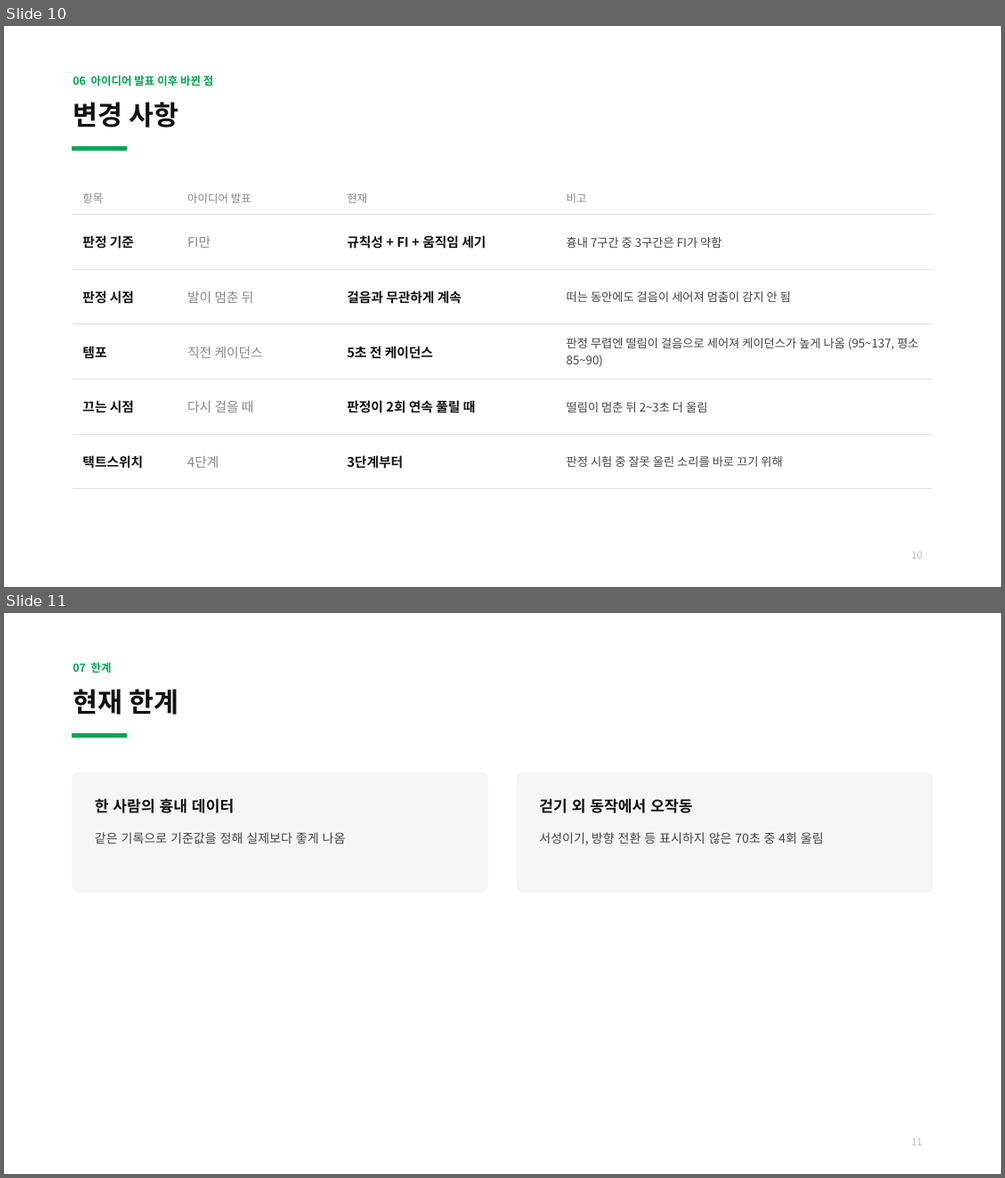
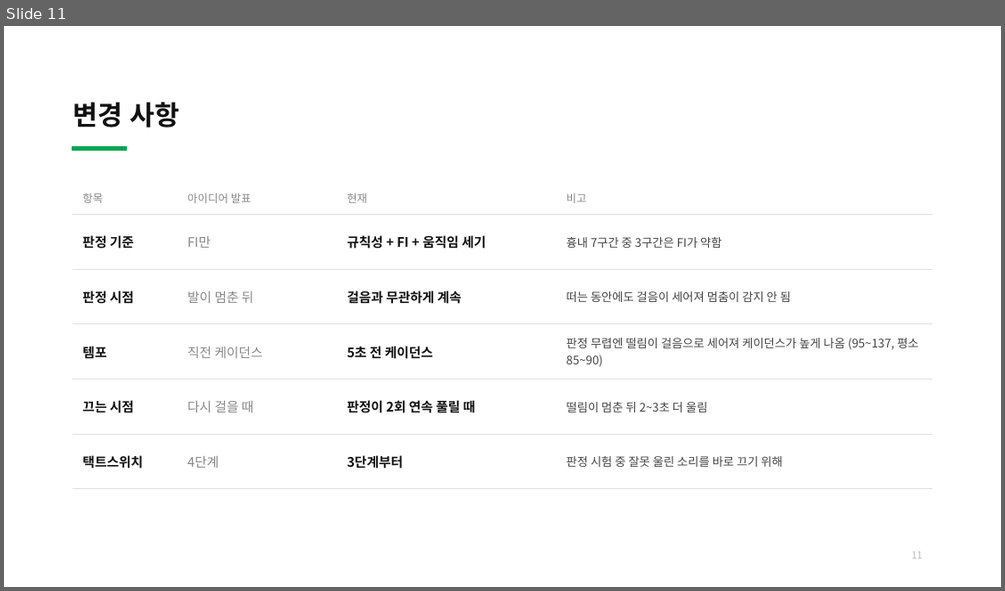
Before and after one commit to bell-ha/fog-cue, a slide deck: 2_중간발표/32203482이종하_개인맞춤형디바이스개발_중간발표.pptx. Shown one above the other, each under a label of ours: slides 10 and 11 before the commit, slide 11 after it. The pictures are 1005x1178 and 1005x591 pixels, drawn with LibreOffice and Linux fonts; fonts in the diff are those of the drawing. Boxes give left, top, right and bottom in pixels: in the first picture for what was removed or moved away, otherwise in the second. Text is boxed around its words. In the diff, an @@ line names an element or a change of style, - is before the commit and + after.

Commit message:
중간발표준비

```diff
--- a/2_중간발표/32203482이종하_개인맞춤형디바이스개발_중간발표.pptx
+++ b/2_중간발표/32203482이종하_개인맞춤형디바이스개발_중간발표.pptx
@@ slide 11 removed at [4, 613, 1001, 1174], background #FFFFFF; not listed: 1 template element that a slide beside it also shows @@
@@ text removed at [73, 662, 112, 673] @@
-07 한계
@@ title removed at [73, 689, 178, 714] @@
-현재 한계
@@ rounded rectangle removed at [73, 772, 487, 892] @@
@@ rounded rectangle removed at [518, 772, 932, 892] @@
@@ text removed at [95, 798, 234, 813] @@
-한 사람의 흉내 데이터
@@ text removed at [539, 798, 692, 813] @@
-걷기 외 동작에서 오작동
@@ text removed at [95, 832, 346, 844] @@
-같은 기록으로 기준값을 정해 실제보다 좋게 나옴
@@ text removed at [539, 832, 824, 844] @@
-서성이기, 방향 전환 등 표시하지 않은 70초 중 4회 울림
@@ page number removed at [912, 1138, 922, 1145] @@
-11
@@ what was slide 10 is now slide 11 @@
@@ slide 11 changed as well @@
@@ text removed at [73, 75, 213, 86] @@
-06 아이디어 발표 이후 바뀐 점
@@ page number at [912, 551, 922, 558]: text changed @@
-10
+11
```
Also in this commit, not shown: 9 other slides changed, 2 slides added, 1 other slide removed, 11 other files.
